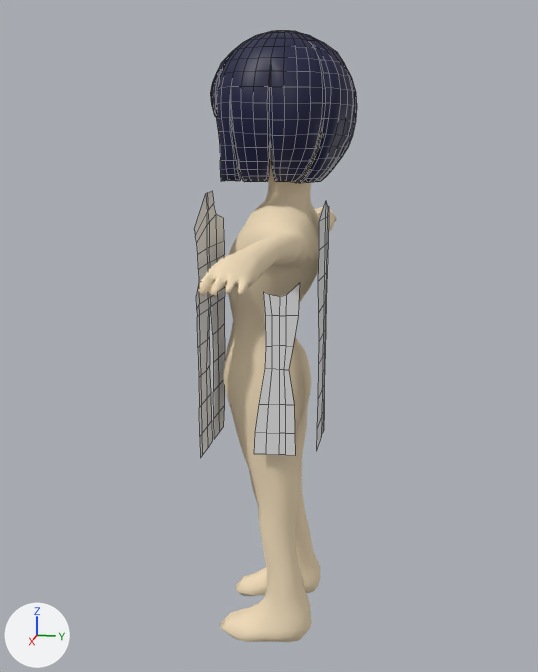
What one commit did to the Blender file coiaichan.blend.
The view is the same before and after, from a camera (50 mm lens) standing at (6.76, 1.22, 1.41) and looking at (-0.01, -0.13, -0.29). Lighting does not change. The marker at lower left points along +X, +Y and +Z. Mesh edges are drawn as thin lines on the coarser meshes.

Names of what the first picture shows: 'body', 'garmentBack', 'garmentFront', 'garmentSide', 'hair'.
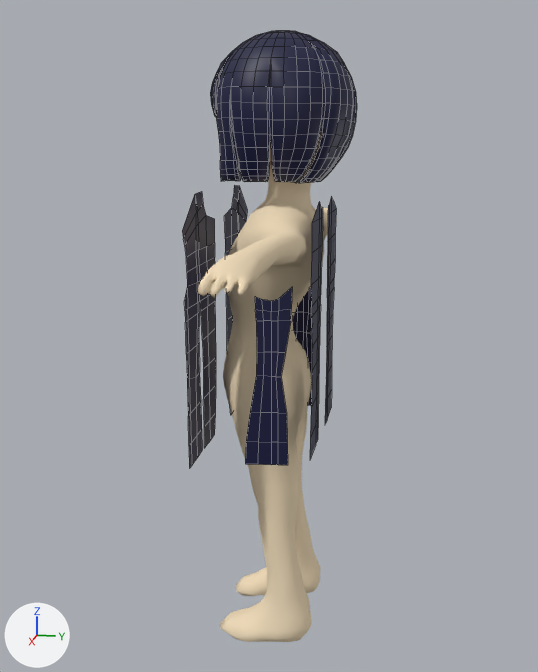
Commit message: スーツの組上作ったよー

Changed parts and their boxes [x1, y1, x2, y2] in the pictures (538 x 672 px):
'garment', added
    after: [182, 185, 336, 469]
'garmentSide', deleted
    before: [254, 283, 300, 455]
'garmentFront', deleted
    before: [194, 191, 225, 458]
'garmentBack', deleted
    before: [316, 201, 329, 451]

Edits to the bpy script that builds the scene:
```text
Add me_grid_001_1:
    me_grid_001_1.from_pydata(...)  # 320 vertices, 222 faces, 59 loose edges; spans x -2.12..0.05, y -1.27..1.04, z -1.04..-0.04
    me_grid_001_1.polygons.foreach_set('use_smooth', [True] * 222)
    me_grid_001_1.materials.append(mat_material_002)  # dark blue #0a0d3d
Remove ob_garmentfront:
    ob_garmentfront = bpy.data.objects.new('garmentFront', me_grid)
    ob_garmentfront.location = (0.84, -0.61, 0.05)
    ob_garmentfront.rotation_euler = (1.571, 0.0, 0.0)  # degrees (90, 0, 0)
Remove ob_garmentback:
    ob_garmentback = bpy.data.objects.new('garmentBack', me_grid_001)
    ob_garmentback.location = (-1.2, 4.67, -0.22)
    ob_garmentback.rotation_euler = (1.571, 3.142, 0.0)  # degrees (90, 180, 0)
Remove ob_garmentside:
    ob_garmentside = bpy.data.objects.new('garmentSide', me_grid_002)
    ob_garmentside.location = (1.43, 4.55, 0.17)
    ob_garmentside.rotation_euler = (1.571, 3.142, 0.0)  # degrees (90, 180, 0)
Add ob_garment:
    ob_garment = bpy.data.objects.new('garment', me_grid_001_1)
    ob_garment.location = (1.09, -0.64, 0.06)
    ob_garment.rotation_euler = (1.571, 0.0, 0.0)  # degrees (90, 0, 0)
```
